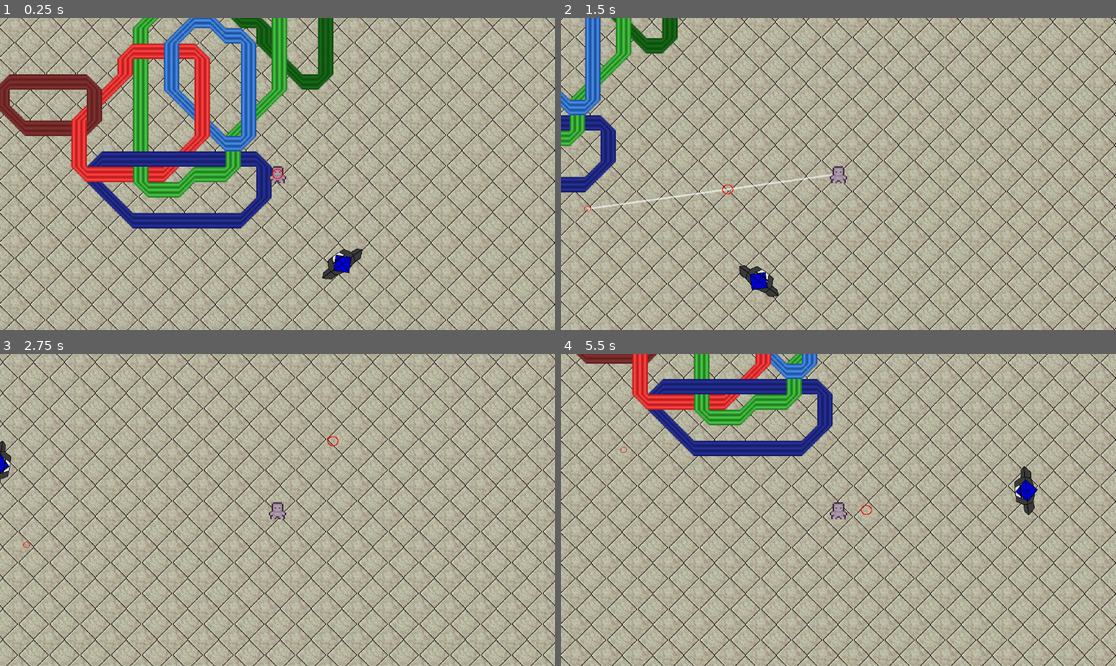
Above: before the commit, frames 1-4 (two rows, left to right).
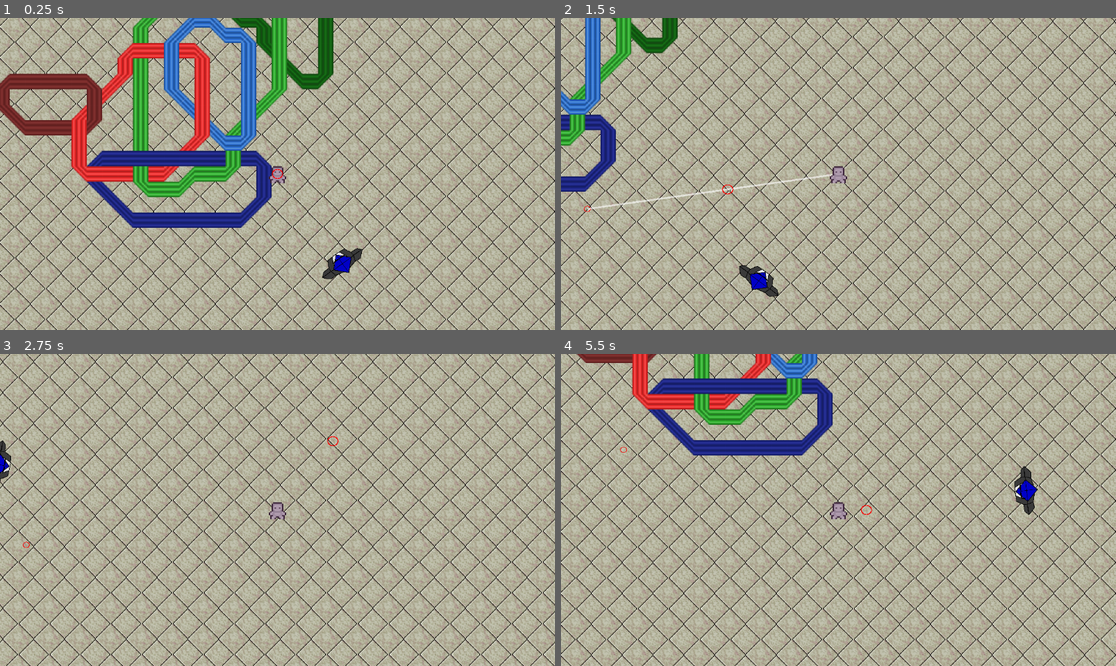
Above: after the commit, the same moments.

Repository: Collisteru/bytelux
Game: Godot game, scene res://test_map.tscn
Two runs of this game, one before a commit and one after it. Both use one fixed random seed, a clock stepped at 60 frames per second and the inputs below.
Inputs (mouse positions are in pixels of both pictures, inside the frame that each line leads up to):
- Up to frame 1 (0.25 s): no input
- Up to frame 2 (1.5 s): tap Enter at 0.5 s; move the mouse to (960, 158) at 0.52 s; hold Right (ui_right) 0.53-1.28 s; tap 1 at 0.6 s; click (960, 158) at 0.67 s; move the mouse to (727, 189) at 1.27 s; hold Down (ui_down) from 1.28 s (still down); tap 2 at 1.35 s; click (727, 189) at 1.42 s
- Up to frame 3 (2.75 s): move the mouse to (333, 441) at 2.02 s; release Down (ui_down) at 2.03 s; hold Right (ui_right) from 2.03 s (still down); tap 3 at 2.1 s; click (333, 441) at 2.17 s
- Up to frame 4 (5.5 s): move the mouse to (810, 572) at 2.77 s; release Right (ui_right) at 2.78 s; hold Up (ui_up) 2.78-3.53 s; tap one key every 0.75 s from 2.85 s: 1 2 3 1; click (810, 572) at 2.92 s; move the mouse to (1005, 556) at 3.52 s; hold Left (ui_left) 3.53-5.03 s; click (1005, 556) at 3.67 s; move the mouse to (672, 463) at 4.27 s; click (672, 463) at 4.42 s; move the mouse to (866, 510) at 5.02 s; hold Down (ui_down) from 5.03 s (still down); click (866, 510) at 5.17 s

The runs differ from the first frame. In frame 1, 12% of the frame differs, in the area x 0-100%, y 0-100%; in frame 2, 12%; in frame 3, 12%; in frame 4, 13%.

Commit message:
Progress on adding laser hitbox

Diff:
--- a/entities/enemies/guard_enemy.gd
+++ b/entities/enemies/guard_enemy.gd
@@ -1,6 +1,8 @@
 extends CharacterBody2D
 
 @export var targetNode:Node2D = null
+
+@onready var hitbox = $Hitbox
 
 const SPEED = 100.0
 const ACCELERATION = 10.0
--- a/entities/player_laser/player_laser.gd
+++ b/entities/player_laser/player_laser.gd
@@ -1,6 +1,8 @@
 extends RayCast2D
 
-@onready var laser_line = $LaserLine2D
+@onready var laser_line = $"Laser area/LaserLine2D"
+@onready var laser_hurt = $"Laser area/LaserHurtBox"
+@onready var laser_area = $"Laser area"
 @onready var hit_circle = $HitCircle
 
 
@@ -49,6 +51,10 @@
 		hit_circle.visible = true
 
 		laser_line.points = [Vector2.ZERO, refplayer_col_point]
+		laser_hurt.shape.a = Vector2.ZERO
+		laser_hurt.shape.b = refplayer_col_point
+		laser_area.monitorable = true
+
 	else:
 		print("Is not colliding!")
 		laser_line.points = [Vector2.ZERO, laser_max_length * Vector2(laser_position.x, laser_position.y +3)]
@@ -70,6 +76,10 @@
 		await get_tree().create_timer(millisecond).timeout;
 		laser_line.modulate.a -= (millisecond/(fade_time));
 
+	print("HI")
+	laser_hurt.shape.a = Vector2.ZERO
+	laser_hurt.shape.b = Vector2.ZERO
+	laser_area.monitorable = false
 	laser_line.visible = false
 
 # Called every frame. 'delta' is the elapsed time since the previous frame.
--- a/entities/player_laser/player_laser.tscn
+++ b/entities/player_laser/player_laser.tscn
@@ -1,18 +1,25 @@
-[gd_scene load_steps=3 format=3 uid="uid://h8odvwv2neqd"]
+[gd_scene load_steps=4 format=3 uid="uid://h8odvwv2neqd"]
 
 [ext_resource type="Script" path="res://entities/player_laser/player_laser.gd" id="1_uo0wu"]
 [ext_resource type="Texture2D" uid="uid://v0hj0jxch7uu" path="res://assets/rcircle.png" id="2_w5caf"]
 
+[sub_resource type="SegmentShape2D" id="SegmentShape2D_o0myf"]
+
 [node name="PlayerLaser" type="RayCast2D"]
 target_position = Vector2(0, 0)
 script = ExtResource("1_uo0wu")
-
-[node name="LaserLine2D" type="Line2D" parent="."]
-width = 1.4
-texture_mode = 2
 
 [node name="HitCircle" type="Node2D" parent="."]
 
 [node name="Sprite2D" type="Sprite2D" parent="HitCircle"]
 scale = Vector2(0.01, 0.01)
 texture = ExtResource("2_w5caf")
+
+[node name="Laser area" type="Area2D" parent="."]
+
+[node name="LaserHurtBox" type="CollisionShape2D" parent="Laser area"]
+shape = SubResource("SegmentShape2D_o0myf")
+
+[node name="LaserLine2D" type="Line2D" parent="Laser area"]
+width = 1.4
+texture_mode = 2
Not shown: 1 places in entities/enemies/guard_enemy.tscn that only renumber resources
Not shown: 1 places in test_map.tscn that only renumber resources
